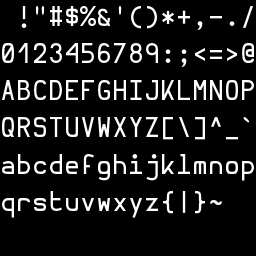
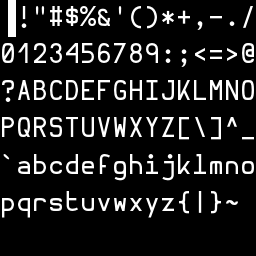
Revision of a layered 256 × 256 image; what changed, layer by layer:
removed layer "!'#$%&'()*+,-./ ... #1" over <box>2,6,254,218</box>
added layer "!'#$%&'()*+,-./ ..." above "Layer #1" over <box>2,6,254,218</box>
added layer "Layer #1" above "Layer" over <box>8,0,16,37</box>
